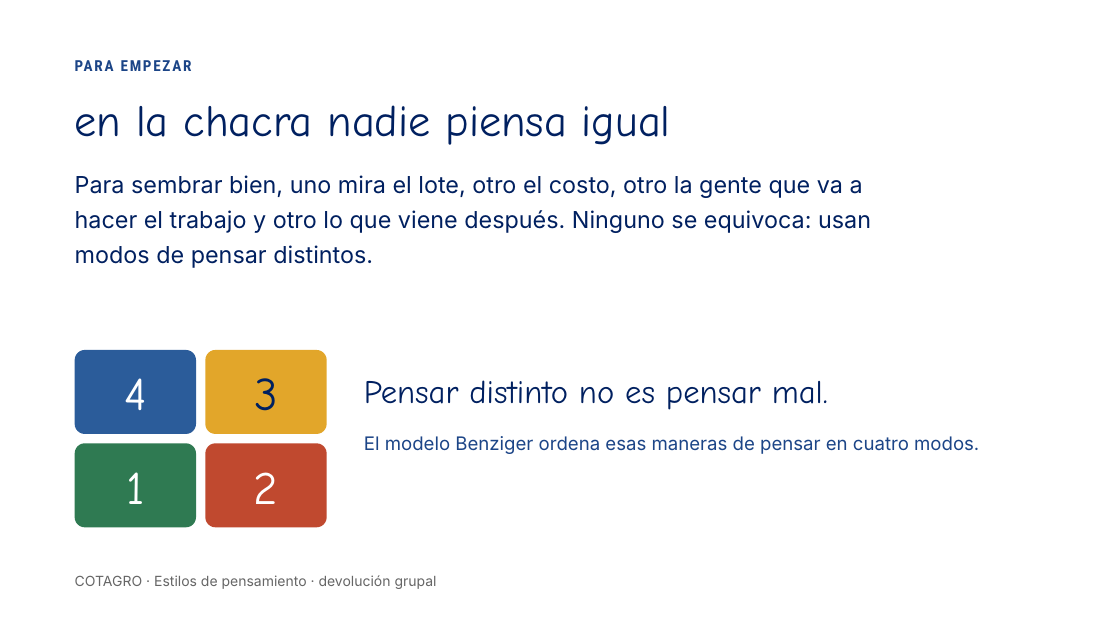
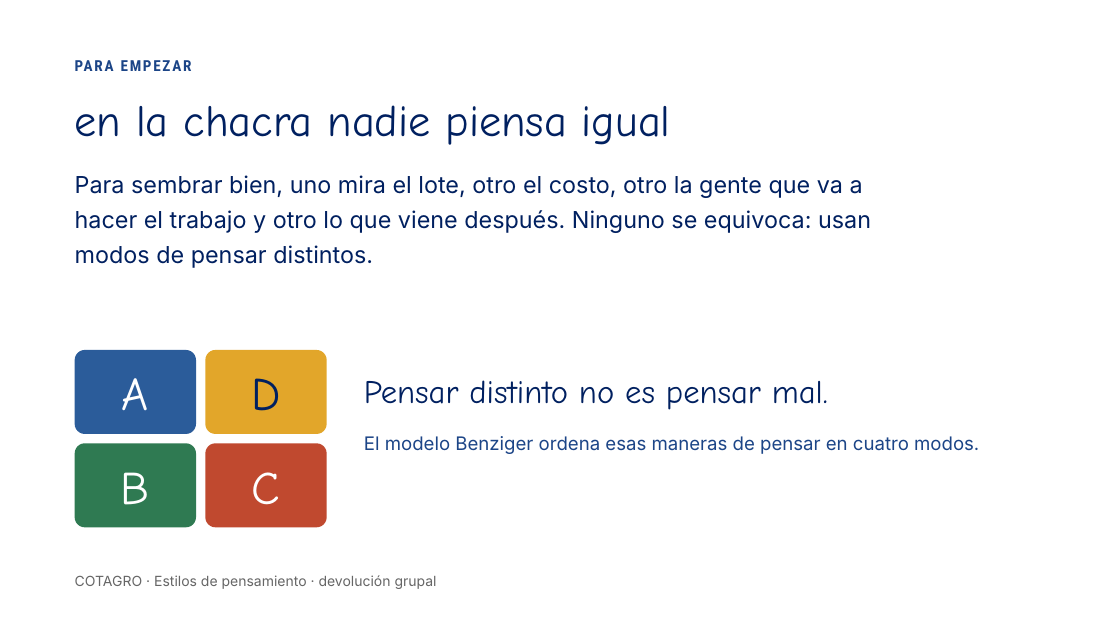
Before and after one commit to ferpreu-ai/49981083, a slide deck: slide 2 of Estilos_de_pensamiento.pptx. Drawn at 1120x630 pixels with LibreOffice and Linux fonts; fonts in the diff are those of the drawing. Boxes give left, top, right and bottom in pixels: in the first picture for what was removed or moved away, otherwise in the second. Text is boxed around its words. In the diff, an @@ line names an element or a change of style, - is before the commit and + after.

```diff
--- a/Estilos_de_pensamiento.pptx
+++ b/Estilos_de_pensamiento.pptx
@@ text at [122, 378, 149, 411]: text changed @@
-4
+A
@@ text at [251, 378, 280, 411]: text changed @@
-3
+D
@@ text at [121, 472, 150, 505]: text changed @@
-1
+B
@@ text at [252, 472, 281, 505]: text changed @@
-2
+C
```
Also in this commit, not shown: 9 other slides changed.
